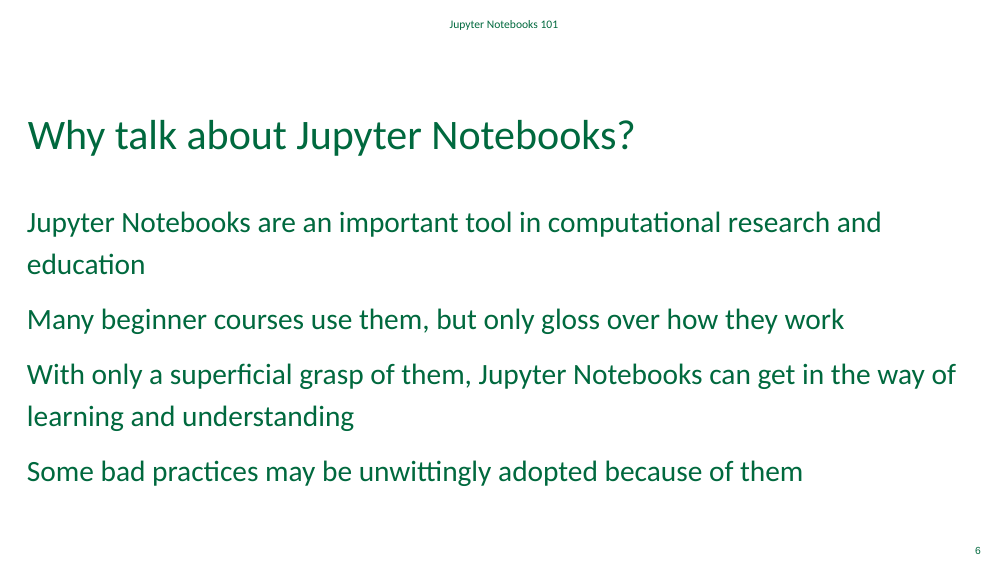
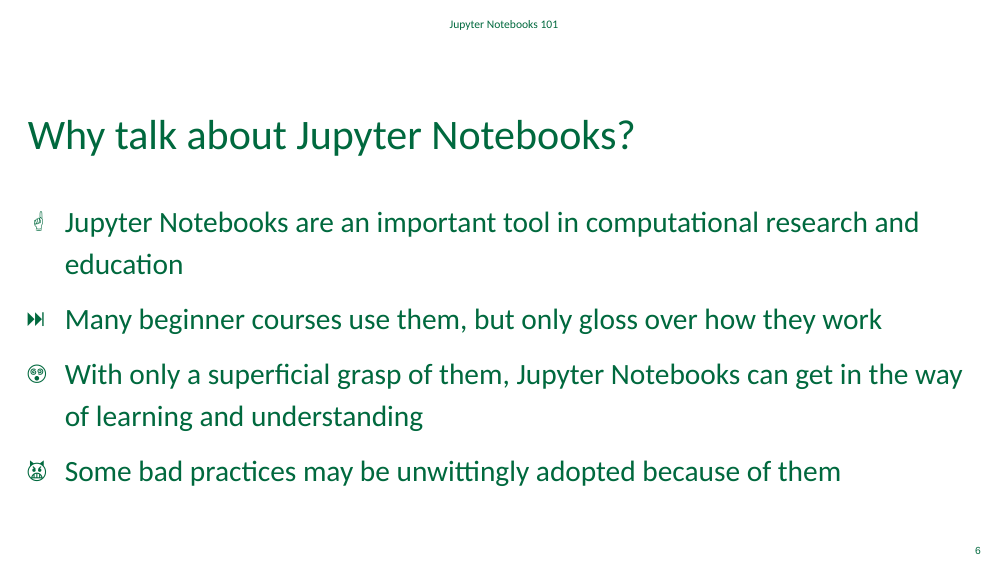
Before and after one commit to Dartmouth-Libraries/jupyter-notebooks-101, a slide deck: slide 6 of ppt/Jupyter-Notebooks-101.pptx. Drawn at 1008x567 pixels with LibreOffice and Linux fonts; fonts in the diff are those of the drawing; background and template pictures are left out. Boxes give left, top, right and bottom in pixels: in the first picture for what was removed or moved away, otherwise in the second. Text is boxed around its words. In the diff, an @@ line names an element or a change of style, - is before the commit and + after.

```diff
--- a/ppt/Jupyter-Notebooks-101.pptx
+++ b/ppt/Jupyter-Notebooks-101.pptx
@@ text "Jupyter Notebooks are an important ..." at box(65, 211, 963, 486): bullet none to ☝️; bullet none to ⏭️; bullet none to 😵‍; bullet none to 👿 @@
```
Also in this commit, not shown: 6 other slides changed, 2 slides added, 8 other files.
